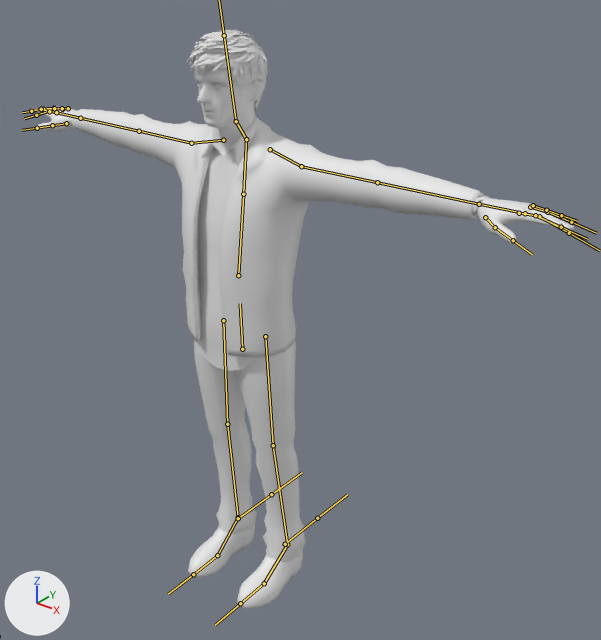
The FBX model Assets/Characters/Playable/rory-rigged-merged-walking.fbx, before and after one commit.
Rendered twice from a camera (50 mm lens) standing at (3.24, -3.52, 4.28) and looking at (0.46, -0.04, 2.12). Every picture has the same lights, and +X, +Y and +Z are marked at lower left. The bones that bend it are drawn over the model as lines.

Objects in the first picture: 'RoryWatchRing'.
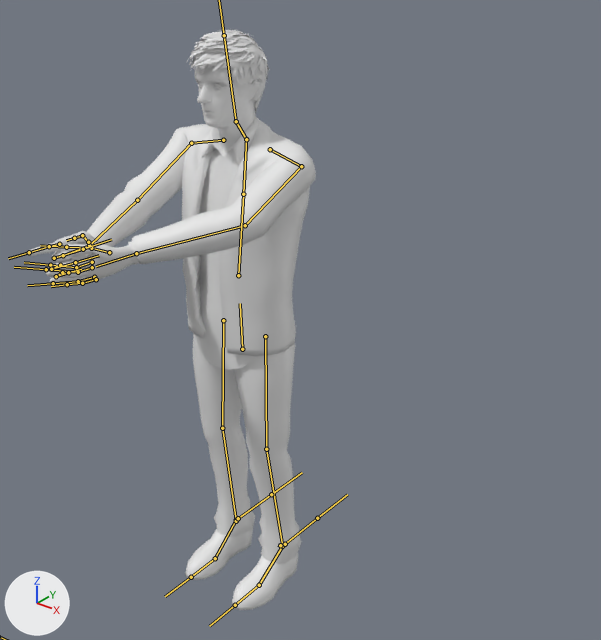
The newer file adds an action. The first version stands in its rest pose; the second is drawn at frame 1 of the action 'Armature|Idle Handgun'.

Boxes [x1, y1, x2, y2] around the edits, measured in the pictures (601 x 640 px):
'RoryWatchRing', posed (47% narrower)
    before: [31, 29, 574, 609]
    after: [27, 29, 316, 610]
bone 'Upper Arm.L', root to tip
    before: (301, 166) to (377, 182)
    after: (301, 166) to (245, 225)
bone 'Lower Arm.L', root to tip
    before: (377, 182) to (479, 204)
    after: (245, 225) to (136, 253)
bone 'Hand.L', root to tip
    before: (479, 204) to (520, 212)
    after: (136, 253) to (96, 266)
bone 'Finger021.L', root to tip
    before: (539, 216) to (569, 233)
    after: (78, 272) to (46, 269)
bone 'Thumb000.L', root to tip
    before: (485, 217) to (495, 227)
    after: (109, 252) to (91, 248)
bone 'Finger011.L', root to tip
    before: (535, 215) to (561, 227)
    after: (76, 267) to (50, 265)
bone 'Finger041.L', root to tip
    before: (546, 210) to (561, 215)
    after: (82, 283) to (67, 284)
bone 'Upper Arm.R', root to tip
    before: (191, 143) to (139, 131)
    after: (191, 143) to (137, 200)
bone 'Lower Arm.R', root to tip
    before: (139, 131) to (80, 118)
    after: (137, 200) to (89, 245)
bone 'Hand.R', root to tip
    before: (80, 118) to (58, 113)
    after: (89, 245) to (65, 254)
bone 'Finger021.R', root to tip
    before: (49, 111) to (36, 115)
    after: (54, 258) to (83, 249)
bone 'Thumb000.R', root to tip
    before: (66, 123) to (52, 125)
    after: (88, 242) to (82, 235)
bone 'Thumb001.R', root to tip
    before: (52, 125) to (37, 128)
    after: (82, 235) to (74, 238)
bone 'Finger031.R', root to tip
    before: (54, 108) to (43, 109)
    after: (51, 269) to (75, 262)
bone 'Finger011.R', root to tip
    before: (41, 109) to (31, 111)
    after: (49, 246) to (29, 252)
bone 'Finger041.R', root to tip
    before: (62, 108) to (54, 108)
    after: (56, 276) to (68, 272)
bone 'Upper Leg.L', root to tip
    before: (265, 336) to (273, 445)
    after: (265, 336) to (266, 449)
bone 'Lower Leg.L', root to tip
    before: (273, 445) to (287, 544)
    after: (266, 449) to (282, 546)
bone 'Foot.L', root to tip
    before: (287, 544) to (264, 583)
    after: (282, 546) to (259, 585)
bone 'Upper Leg.R', root to tip
    before: (223, 320) to (227, 424)
    after: (223, 320) to (222, 428)
bone 'Lower Leg.R', root to tip
    before: (227, 424) to (238, 517)
    after: (222, 428) to (236, 520)
bone 'Foot.R', root to tip
    before: (238, 517) to (217, 555)
    after: (236, 520) to (215, 558)

The edits, one by one:
Bone 'Upper Arm.L' (bone_upper_arm_l) turns from (0, 0, 0) to (63, 8, -86) degrees about its own x, y and z.
Bone 'Lower Arm.L' (bone_lower_arm_l) turns from (0, 0, 0) to (12, 3, -35) degrees about its own x, y and z.
Bone 'Hand.L' (bone_hand_l) turns from (0, 0, 0) to (3, -17, 16) degrees about its own x, y and z.
Bone 'Finger021.L' (bone_finger021_l) turns from (0, 0, 0) to (8, -2, -8) degrees about its own x, y and z.
Bone 'Thumb000.L' (bone_thumb000_l) moves from (0.0, 0.0, 0.0) to (-0.054, 0.052, -0.021).
Bone 'Thumb000.L' (bone_thumb000_l) turns from (0, 0, 0) to (-1, 0, 1) degrees about its own x, y and z.
Bone 'Finger011.L' (bone_finger011_l) turns from (0, 0, 0) to (11, 3, -12) degrees about its own x, y and z.
Bone 'Finger041.L' (bone_finger041_l) turns from (0, 0, 0) to (3, -2, -3) degrees about its own x, y and z.
Bone 'Upper Arm.R' (bone_upper_arm_r) turns from (0, 0, 0) to (63, -21, 44) degrees about its own x, y and z.
Bone 'Lower Arm.R' (bone_lower_arm_r) turns from (0, 0, 0) to (38, -17, -11) degrees about its own x, y and z.
Bone 'Hand.R' (bone_hand_r) turns from (0, 0, 0) to (3, 61, -11) degrees about its own x, y and z.
Bone 'Finger021.R' (bone_finger021_r) turns from (0, 0, 0) to (12, -6, 121) degrees about its own x, y and z.
Bone 'Thumb000.R' (bone_thumb000_r) moves from (0.0, 0.0, 0.0) to (-0.005, -0.007, -0.017).
Bone 'Thumb001.R' (bone_thumb001_r) turns from (0, 0, 0) to (-10, 3, 2) degrees about its own x, y and z.
Bone 'Finger031.R' (bone_finger031_r) turns from (0, 0, 0) to (17, 3, 109) degrees about its own x, y and z.
Bone 'Finger011.R' (bone_finger011_r) turns from (0, 0, 0) to (2, 3, -27) degrees about its own x, y and z.
Bone 'Finger041.R' (bone_finger041_r) turns from (0, 0, 0) to (23, 10, 88) degrees about its own x, y and z.
Bone 'Upper Leg.L' (bone_upper_leg_l) turns from (0, 0, 0) to (4, 0, -1) degrees about its own x, y and z.
Bone 'Lower Leg.L' (bone_lower_leg_l) turns from (0, 0, 0) to (-5, 0, 0) degrees about its own x, y and z.
Bone 'Foot.L' (bone_foot_l) turns from (0, 0, 0) to (2, 0, 0) degrees about its own x, y and z.
Bone 'Upper Leg.R' (bone_upper_leg_r) turns from (0, 0, 0) to (4, 0, 0) degrees about its own x, y and z.
Bone 'Lower Leg.R' (bone_lower_leg_r) turns from (0, 0, 0) to (-5, 0, 0) degrees about its own x, y and z.
Bone 'Foot.R' (bone_foot_r) turns from (0, 0, 0) to (2, -1, 0) degrees about its own x, y and z.
